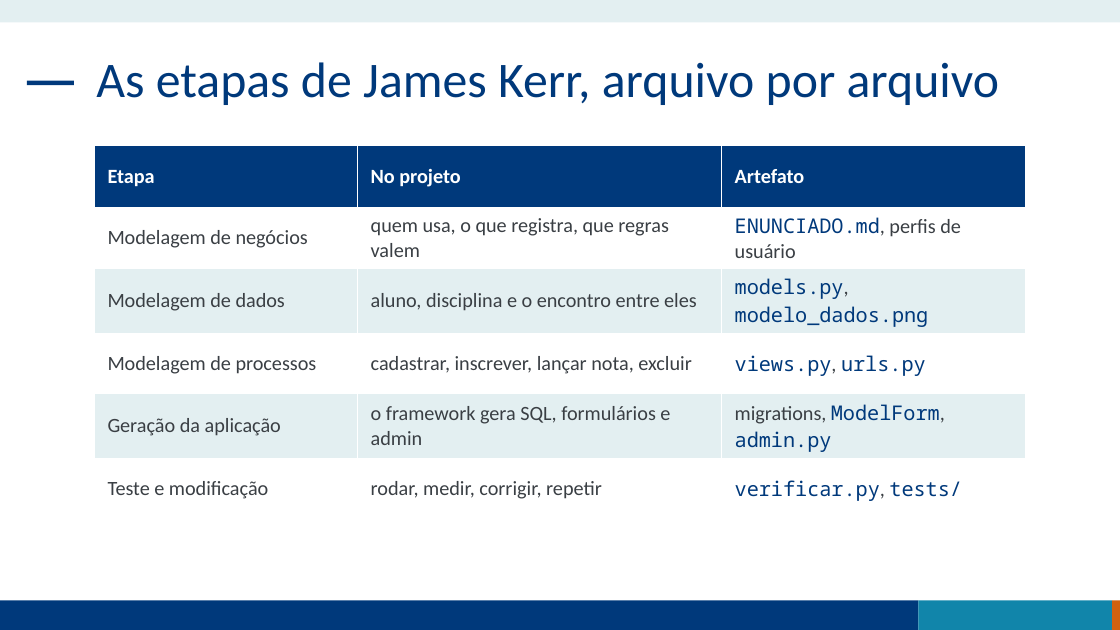
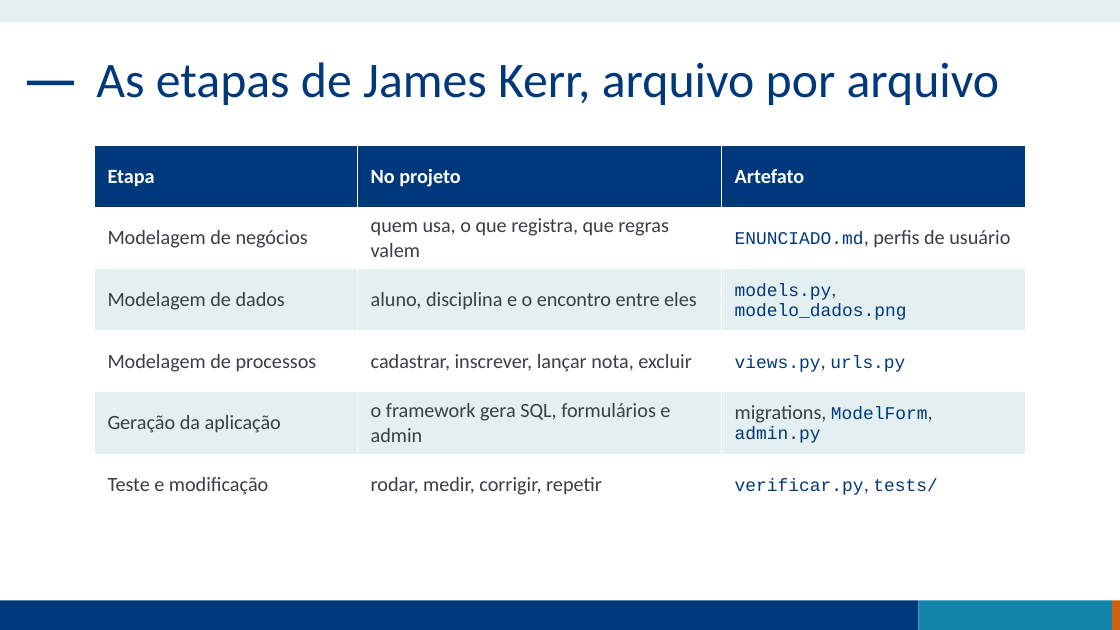
Before and after one commit to maxwalves/projetoPython, a slide deck: slide 6 of Aula3_RAD_de_ponta_a_ponta.pptx. Drawn at 1120x630 pixels with LibreOffice and Linux fonts; fonts in the diff are those of the drawing. Boxes give left, top, right and bottom in pixels: in the first picture for what was removed or moved away, otherwise in the second. Text is boxed around its words. In the diff, an @@ line names an element or a change of style, - is before the commit and + after.

```diff
--- a/Aula3_RAD_de_ponta_a_ponta.pptx
+++ b/Aula3_RAD_de_ponta_a_ponta.pptx
@@ table at [94,146,1026,499] @@
@@ size 13 to 11.5 pt, font Noto Sans Mono to Courier New in "ENUNCIADO.md,", "models.py, modelo_dados.png", "views.py, urls.py", "ModelForm, admin.py" and 1 more places @@
```
Also in this commit, not shown: 16 other slides changed, 2 slides added, 3 other files.
